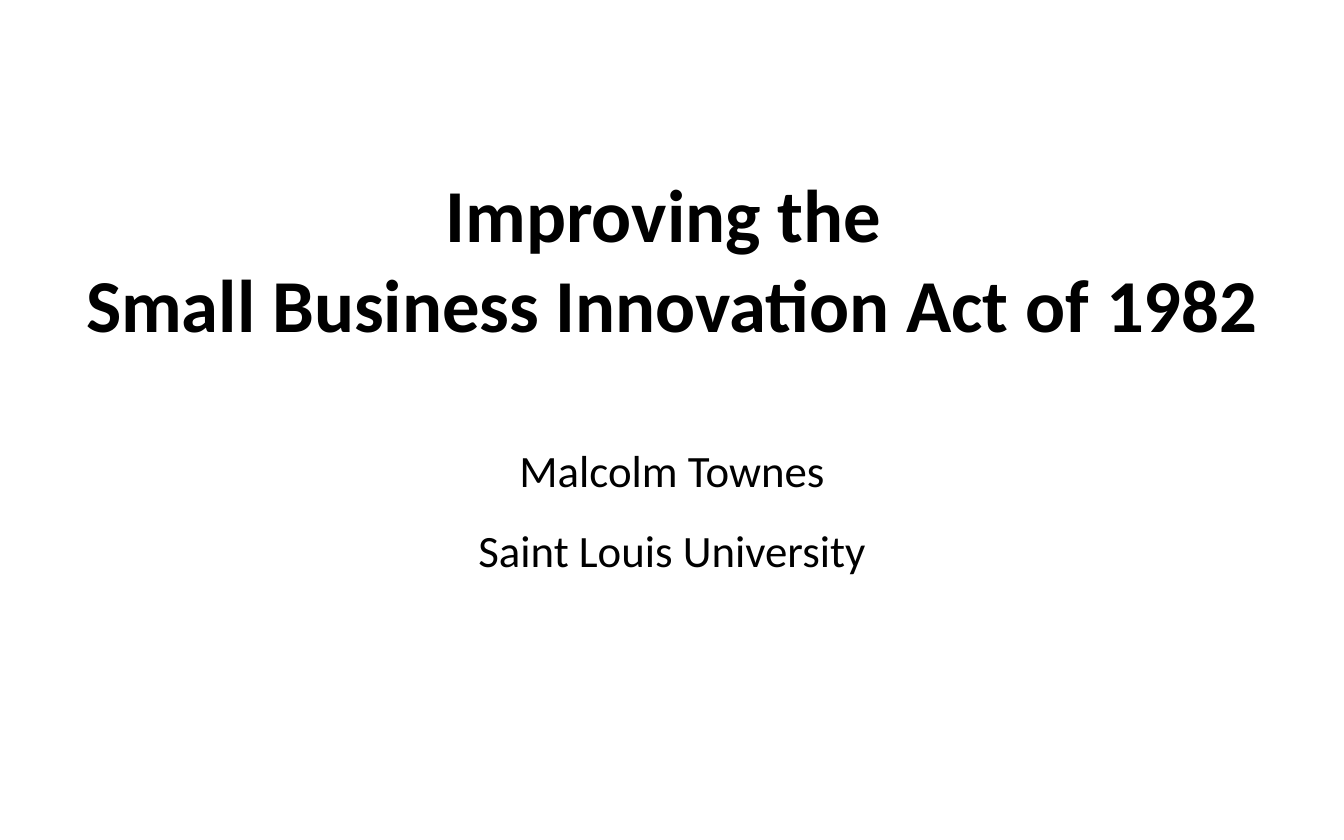
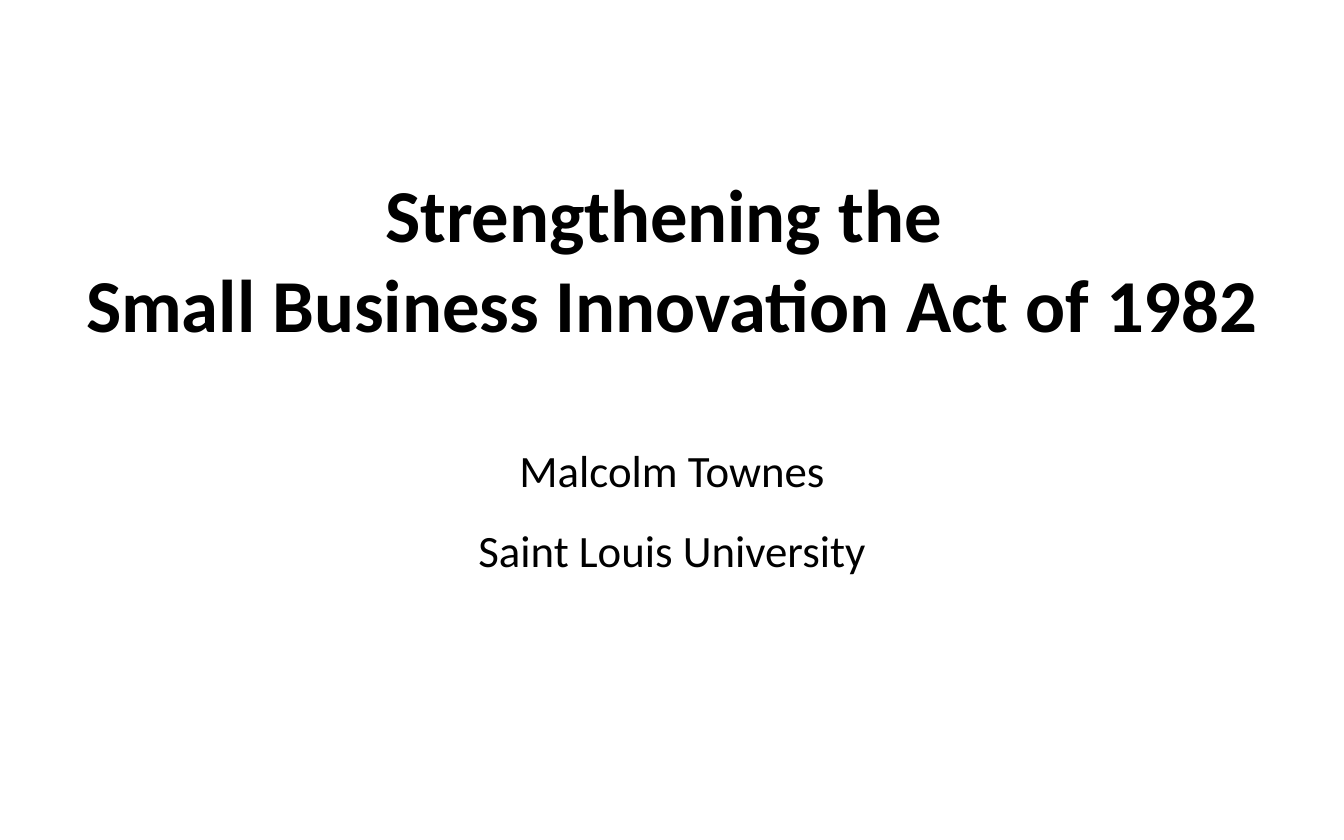
Before and after one commit to SLU-Courses-Townes/POLS6310, a slide deck: slide 1 of FinalProject/Docs/Townes_POLS6310_2019_Spring_FinalProject_Presentation_v00.pptx. Drawn at 1344x840 pixels with LibreOffice and Linux fonts; fonts in the diff are those of the drawing. Boxes give left, top, right and bottom in pixels: in the first picture for what was removed or moved away, otherwise in the second. Text is boxed around its words. In the diff, an @@ line names an element or a change of style, - is before the commit and + after.

```diff
--- a/FinalProject/Docs/Townes_POLS6310_2019_Spring_FinalProject_Presentation_v00.pptx
+++ b/FinalProject/Docs/Townes_POLS6310_2019_Spring_FinalProject_Presentation_v00.pptx
@@ text at [385, 189, 941, 255]: text changed @@
-Improving the
+Strengthening the
```
Also in this commit, not shown: 2 other slides changed, 3 slides added, 1 slide removed, 4 other files.
